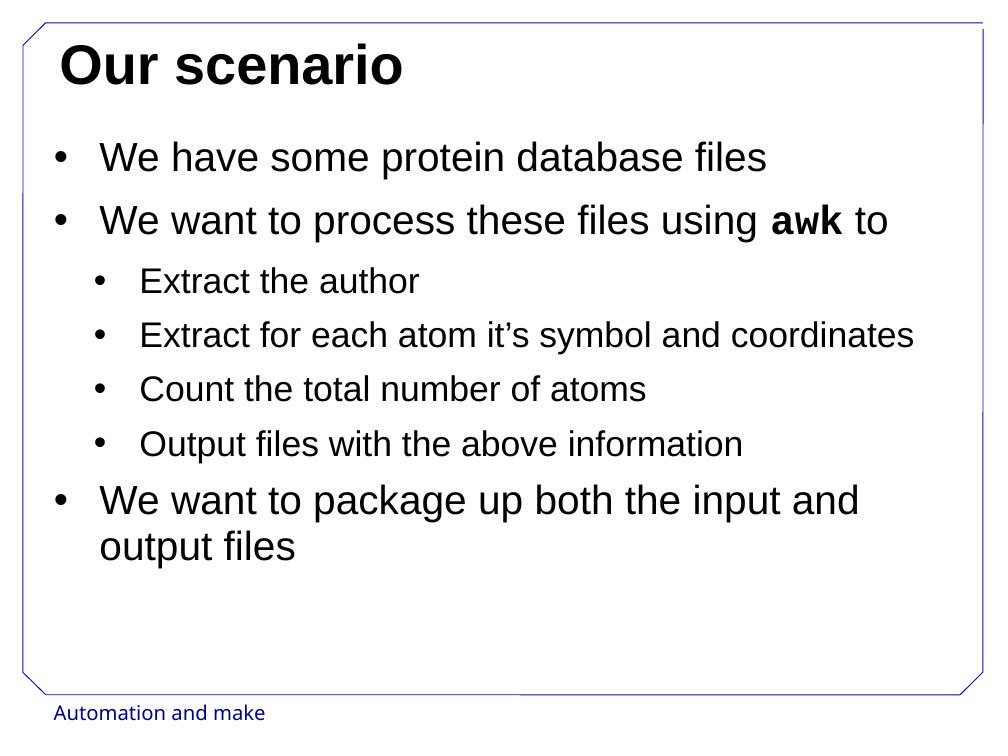
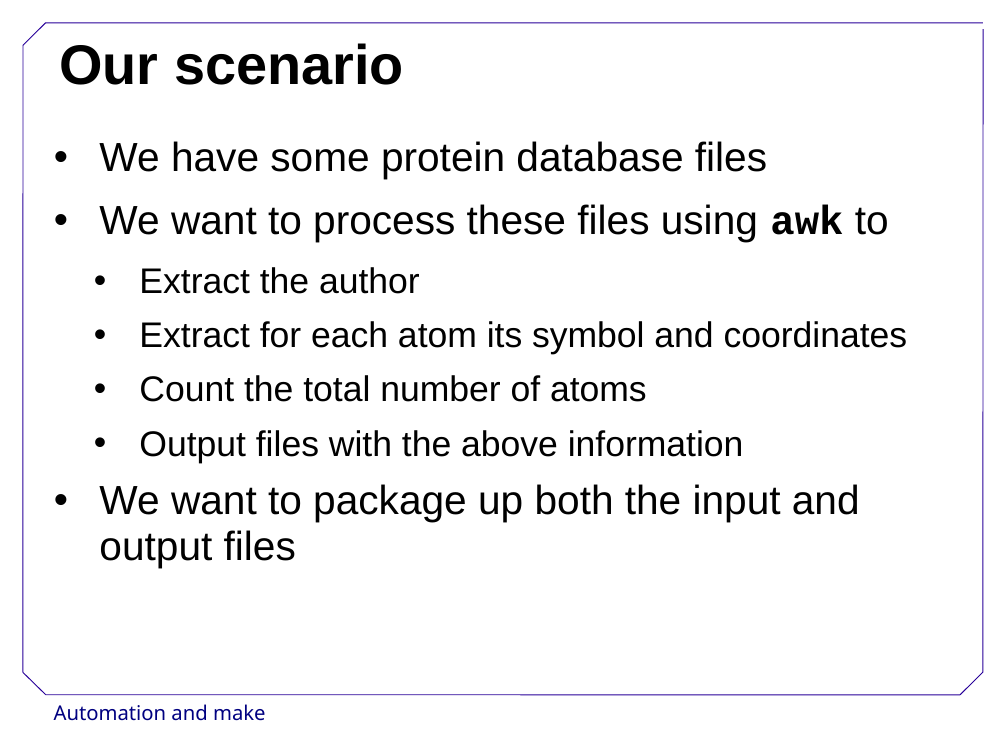
Before and after one commit to swcarpentry/DEPRECATED-boot-camps, a slide deck: slide 7 of AutomationMake.ppt. Drawn at 1008x756 pixels with LibreOffice and Linux fonts; fonts in the diff are those of the drawing; background and template pictures are left out. Boxes give left, top, right and bottom in pixels: in the first picture for what was removed or moved away, otherwise in the second. Text is boxed around its words. In the diff, an @@ line names an element or a change of style, - is before the commit and + after.

```diff
--- a/AutomationMake.ppt
+++ b/AutomationMake.ppt
@@ text at box(139, 321, 908, 355): text changed @@
-  • Extract for each atom it’s symbol and coordinates
+  • Extract for each atom its symbol and coordinates
```
Also in this commit, not shown: 1 other slide changed.
